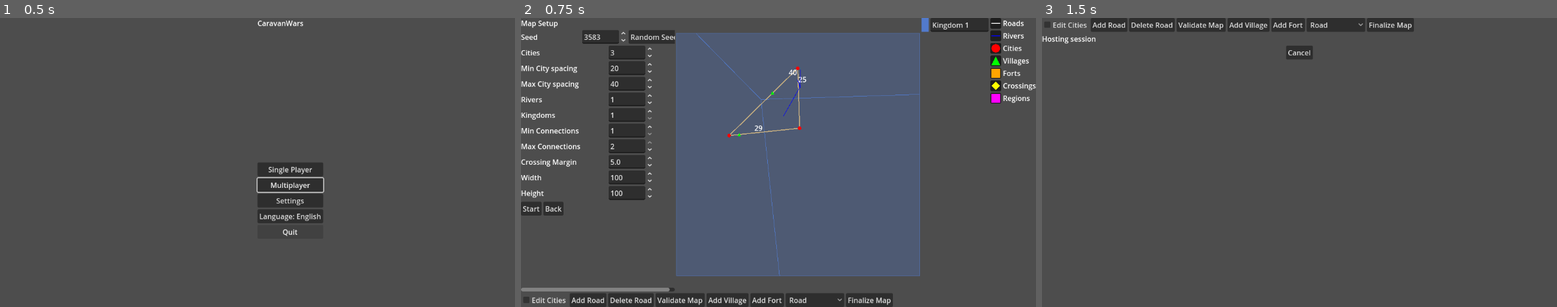
Above: before the commit, frames 1-3 (left to right).
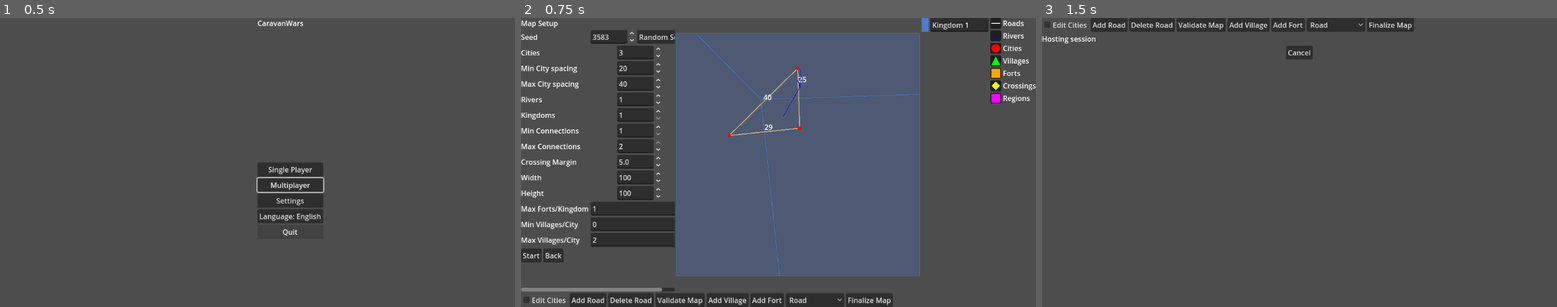
Above: after the commit, the same moments.

Repository: sepa79/CaravanWars
Game: Godot game, scene res://scenes/Main.tscn
Two runs of this game, one before a commit and one after it. Both use one fixed random seed, a clock stepped at 60 frames per second and the inputs below.
Inputs:
- Up to frame 1 (0.5 s): no input
- Up to frame 2 (0.75 s): click "Single Player" at 0.5 s
- Up to frame 3 (1.5 s): click "Start" at 1.25 s

Frame 1 is identical in both runs. In frame 2, 5.5% of the frame differs, in the area x 0-54%, y 4-95%; in frame 3, nothing differs.
Error after the commit: Trying to assign an array of type "Array" to a variable of type "Array[int]". (res://map/RoadNetwork.gd:130)

Commit message:
feat: refine border forts and village placement

Diff:
--- a/game/i18n/en.cfg
+++ b/game/i18n/en.cfg
@@ -47,6 +47,9 @@
 setup.crossing_margin="Crossing Margin"
 setup.width="Width"
 setup.height="Height"
+setup.max_forts_per_kingdom="Max Forts/Kingdom"
+setup.min_villages_per_city="Min Villages/City"
+setup.max_villages_per_city="Max Villages/City"
 setup.show_roads="Show Roads"
 setup.show_rivers="Show Rivers"
 setup.show_cities="Show Cities"
--- a/game/i18n/pl.cfg
+++ b/game/i18n/pl.cfg
@@ -47,6 +47,9 @@
 setup.crossing_margin="Margines objazdu"
 setup.width="Szerokość"
 setup.height="Wysokość"
+setup.max_forts_per_kingdom="Maks. fortów/królestwo"
+setup.min_villages_per_city="Min. wiosek/miasto"
+setup.max_villages_per_city="Maks. wiosek/miasto"
 setup.show_roads="Pokaż drogi"
 setup.show_rivers="Pokaż rzeki"
 setup.show_cities="Pokaż miasta"
--- a/game/map/MapGenerator.gd
+++ b/game/map/MapGenerator.gd
@@ -14,6 +14,9 @@
     var width: float
     var height: float
     var kingdom_count: int
+    var max_forts_per_kingdom: int
+    var min_villages_per_city: int
+    var max_villages_per_city: int
 
     func _init(
         p_rng_seed: int = 0,
@@ -26,7 +29,10 @@
         p_crossing_detour_margin: float = 5.0,
         p_width: float = 100.0,
         p_height: float = 100.0,
-        p_kingdom_count: int = 1
+        p_kingdom_count: int = 1,
+        p_max_forts_per_kingdom: int = 1,
+        p_min_villages_per_city: int = 0,
+        p_max_villages_per_city: int = 2
     ) -> void:
         rng_seed = p_rng_seed if p_rng_seed != 0 else Time.get_ticks_msec()
         city_count = p_city_count
@@ -40,6 +46,9 @@
         width = clamp(p_width, 20.0, 500.0)
         height = clamp(p_height, 20.0, 500.0)
         kingdom_count = max(1, p_kingdom_count)
+        max_forts_per_kingdom = max(0, p_max_forts_per_kingdom)
+        min_villages_per_city = max(0, min(p_min_villages_per_city, p_max_villages_per_city))
+        max_villages_per_city = max(min_villages_per_city, p_max_villages_per_city)
 
 var params: MapGenParams
 var rng: RandomNumberGenerator
@@ -81,10 +90,10 @@
         params.min_connections,
         params.max_connections,
         params.crossing_detour_margin,
-        25.0,
         "road"
     )
-    road_stage.insert_border_forts(roads, regions)
+    road_stage.insert_villages(roads, params.min_villages_per_city, params.max_villages_per_city)
+    road_stage.insert_border_forts(roads, regions, 10.0, params.max_forts_per_kingdom)
     map_data["roads"] = roads
 
     var river_stage = RiverGeneratorModule.new(rng)
--- a/game/map/RoadNetwork.gd
+++ b/game/map/RoadNetwork.gd
@@ -6,18 +6,25 @@
 const MapNodeModule = preload("res://map/MapNode.gd")
 const EdgeModule = preload("res://map/Edge.gd")
 
+func _lower_class(cls: String) -> String:
+    match cls:
+        "roman":
+            return "road"
+        "road":
+            return "path"
+        _:
+            return cls
+
 func _init(_rng: RandomNumberGenerator) -> void:
     rng = _rng
 
 ## Builds primary trade routes between cities.
 ## Pipeline: Delaunay triangulation → MST → per-city k-nearest edges.
-## Villages are inserted every `village_spacing` units.
 func build_roads(
     cities: Array[Vector2],
     min_connections: int = 1,
     max_connections: int = 3,
     crossing_margin: float = 5.0,
-    village_spacing: float = 25.0,
     road_class: String = "road"
 ) -> Dictionary:
     var nodes: Dictionary = {}
@@ -63,20 +70,7 @@
         var end_id: int = city_ids[pair.y]
         var start_node: MapNode = nodes[start_id]
         var end_node: MapNode = nodes[end_id]
-        var length: float = start_node.pos2d.distance_to(end_node.pos2d)
-        var dir: Vector2 = (end_node.pos2d - start_node.pos2d).normalized()
-        var dist: float = village_spacing
-        var last_node: MapNode = start_node
-        while dist < length:
-            var pos: Vector2 = start_node.pos2d + dir * dist
-            var n_node: MapNode = MapNodeModule.new(node_id, MapNodeModule.TYPE_VILLAGE, pos, {})
-            nodes[node_id] = n_node
-            edges[edge_id] = EdgeModule.new(edge_id, "road", [last_node.pos2d, pos], [last_node.id, node_id], road_class, {})
-            edge_id += 1
-            last_node = n_node
-            node_id += 1
-            dist += village_spacing
-        edges[edge_id] = EdgeModule.new(edge_id, "road", [last_node.pos2d, end_node.pos2d], [last_node.id, end_node.id], road_class, {})
+        edges[edge_id] = EdgeModule.new(edge_id, "road", [start_node.pos2d, end_node.pos2d], [start_node.id, end_node.id], road_class, {})
         edge_id += 1
 
     var result: Dictionary = _insert_crossings(nodes, edges, node_id, edge_id)
@@ -88,12 +82,11 @@
         "next_edge_id": result["next_edge_id"],
     }
 
-## Links two nodes with a road, inserting villages and crossings as needed.
+## Links two nodes with a road and inserts crossings as needed.
 func connect_nodes(
     roads: Dictionary,
     a_id: int,
     b_id: int,
-    village_spacing: float = 25.0,
     crossing_margin: float = 5.0,
     road_class: String = "road"
 ) -> void:
@@ -105,25 +98,77 @@
     var end: MapNode = nodes.get(b_id)
     if start == null or end == null:
         return
-    var length: float = start.pos2d.distance_to(end.pos2d)
-    var dir: Vector2 = (end.pos2d - start.pos2d).normalized()
-    var dist: float = village_spacing
-    var last_node: MapNode = start
-    while dist < length:
-        var pos: Vector2 = start.pos2d + dir * dist
-        var n_node: MapNode = MapNodeModule.new(next_node_id, MapNodeModule.TYPE_VILLAGE, pos, {})
-        nodes[next_node_id] = n_node
-        edges[next_edge_id] = EdgeModule.new(next_edge_id, "road", [last_node.pos2d, pos], [last_node.id, next_node_id], road_class, {})
-        last_node = n_node
-        next_node_id += 1
-        next_edge_id += 1
-        dist += village_spacing
-    edges[next_edge_id] = EdgeModule.new(next_edge_id, "road", [last_node.pos2d, end.pos2d], [last_node.id, end.id], road_class, {})
+    edges[next_edge_id] = EdgeModule.new(next_edge_id, "road", [start.pos2d, end.pos2d], [start.id, end.id], road_class, {})
     next_edge_id += 1
     var res: Dictionary = _insert_crossings(nodes, edges, next_node_id, next_edge_id)
     roads["next_node_id"] = res["next_node_id"]
     roads["next_edge_id"] = res["next_edge_id"]
     _prune_crossing_duplicates(nodes, edges, crossing_margin)
+
+## Branches villages off roads near cities.
+func insert_villages(
+    roads: Dictionary,
+    min_per_city: int,
+    max_per_city: int,
+    offset: float = 5.0
+) -> void:
+    var nodes: Dictionary = roads.get("nodes", {})
+    var edges: Dictionary = roads.get("edges", {})
+    var next_node_id: int = roads.get("next_node_id", 1)
+    var next_edge_id: int = roads.get("next_edge_id", 1)
+    var adjacency: Dictionary = {}
+    for eid in edges.keys():
+        var e: Edge = edges[eid]
+        for nid in e.endpoints:
+            if not adjacency.has(nid):
+                adjacency[nid] = []
+            adjacency[nid].append(eid)
+    for nid in nodes.keys():
+        var node: MapNode = nodes[nid]
+        if node.type != MapNodeModule.TYPE_CITY:
+            continue
+        var edge_ids: Array[int] = adjacency.get(nid, []).duplicate()
+        if edge_ids.is_empty():
+            continue
+        # Fisher-Yates shuffle using our RNG
+        for i in range(edge_ids.size() - 1, 0, -1):
+            var j = rng.randi_range(0, i)
+            var tmp = edge_ids[i]
+            edge_ids[i] = edge_ids[j]
+            edge_ids[j] = tmp
+        var count: int = clamp(rng.randi_range(min_per_city, max_per_city), 0, edge_ids.size())
+        for i in range(count):
+            var eid: int = edge_ids[i]
+            if not edges.has(eid):
+                continue
+            var edge: Edge = edges[eid]
+            var other_id: int = edge.endpoints[0] if edge.endpoints[1] == nid else edge.endpoints[1]
+            var start_pos: Vector2 = nodes[nid].pos2d
+            var end_pos: Vector2 = nodes[other_id].pos2d
+            var length: float = start_pos.distance_to(end_pos)
+            var dir: Vector2 = (end_pos - start_pos).normalized()
+            var dist_along: float = clamp(length * 0.3, 10.0, length - 10.0)
+            var junction_pos: Vector2 = start_pos + dir * dist_along
+            var junction_id: int = next_node_id
+            next_node_id += 1
+            nodes[junction_id] = MapNodeModule.new(junction_id, MapNodeModule.TYPE_CROSSING, junction_pos, {})
+            edges.erase(eid)
+            edges[next_edge_id] = EdgeModule.new(next_edge_id, edge.type, [start_pos, junction_pos], [nid, junction_id], edge.road_class, edge.attrs)
+            next_edge_id += 1
+            edges[next_edge_id] = EdgeModule.new(next_edge_id, edge.type, [junction_pos, end_pos], [junction_id, other_id], edge.road_class, edge.attrs)
+            next_edge_id += 1
+            var perp: Vector2 = Vector2(-dir.y, dir.x)
+            if rng.randf() < 0.5:
+                perp = -perp
+            var village_pos: Vector2 = junction_pos + perp * offset
+            var village_id: int = next_node_id
+            next_node_id += 1
+            nodes[village_id] = MapNodeModule.new(village_id, MapNodeModule.TYPE_VILLAGE, village_pos, {})
+            var v_class: String = _lower_class(edge.road_class)
+            edges[next_edge_id] = EdgeModule.new(next_edge_id, edge.type, [junction_pos, village_pos], [junction_id, village_id], v_class, edge.attrs)
+            next_edge_id += 1
+    roads["next_node_id"] = next_node_id
+    roads["next_edge_id"] = next_edge_id
 
 ## Inserts a node in the middle of an edge and splits the edge.
 func insert_node_on_edge(roads: Dictionary, edge_id: int, node_type: String) -> void:
@@ -256,11 +301,12 @@
     _prune_crossing_duplicates(nodes, edges, crossing_margin)
 
 ## Adds a fort near each road segment that crosses between different kingdoms.
-func insert_border_forts(roads: Dictionary, regions: Dictionary, offset: float = 2.0) -> void:
+func insert_border_forts(roads: Dictionary, regions: Dictionary, offset: float = 10.0, max_per_kingdom: int = 1) -> void:
     var nodes: Dictionary = roads.get("nodes", {})
     var edges: Dictionary = roads.get("edges", {})
     var next_node_id: int = roads.get("next_node_id", 1)
     var next_edge_id: int = roads.get("next_edge_id", 1)
+    var fort_counts: Dictionary = {}
     var keys: Array = edges.keys()
     for eid in keys:
         var edge: Edge = edges[eid]
@@ -274,21 +320,33 @@
             continue
         var cross: Vector2 = _border_intersection(nodes[a_id].pos2d, nodes[b_id].pos2d, a_region)
         var dir: Vector2 = (nodes[b_id].pos2d - nodes[a_id].pos2d).normalized()
-        var perp: Vector2 = Vector2(-dir.y, dir.x)
         var junction_id: int = next_node_id
         next_node_id += 1
         nodes[junction_id] = MapNodeModule.new(junction_id, MapNodeModule.TYPE_CROSSING, cross, {})
-        var fort_pos: Vector2 = cross + perp * offset
-        var fort_id: int = next_node_id
-        next_node_id += 1
-        nodes[fort_id] = MapNodeModule.new(fort_id, MapNodeModule.TYPE_FORT, fort_pos, {})
         edges.erase(eid)
         edges[next_edge_id] = EdgeModule.new(next_edge_id, edge.type, [nodes[a_id].pos2d, cross], [a_id, junction_id], edge.road_class, edge.attrs)
         next_edge_id += 1
         edges[next_edge_id] = EdgeModule.new(next_edge_id, edge.type, [cross, nodes[b_id].pos2d], [junction_id, b_id], edge.road_class, edge.attrs)
         next_edge_id += 1
-        edges[next_edge_id] = EdgeModule.new(next_edge_id, edge.type, [cross, fort_pos], [junction_id, fort_id], edge.road_class, edge.attrs)
-        next_edge_id += 1
+        var spur_class: String = _lower_class(edge.road_class)
+        var kid_a: int = a_region.kingdom_id
+        if fort_counts.get(kid_a, 0) < max_per_kingdom:
+            var fort_pos_a: Vector2 = cross - dir * offset
+            var fort_id_a: int = next_node_id
+            next_node_id += 1
+            nodes[fort_id_a] = MapNodeModule.new(fort_id_a, MapNodeModule.TYPE_FORT, fort_pos_a, {})
+            edges[next_edge_id] = EdgeModule.new(next_edge_id, edge.type, [cross, fort_pos_a], [junction_id, fort_id_a], spur_class, edge.attrs)
+            next_edge_id += 1
+            fort_counts[kid_a] = fort_counts.get(kid_a, 0) + 1
+        var kid_b: int = b_region.kingdom_id
+        if fort_counts.get(kid_b, 0) < max_per_kingdom:
+            var fort_pos_b: Vector2 = cross + dir * offset
+            var fort_id_b: int = next_node_id
+            next_node_id += 1
+            nodes[fort_id_b] = MapNodeModule.new(fort_id_b, MapNodeModule.TYPE_FORT, fort_pos_b, {})
+            edges[next_edge_id] = EdgeModule.new(next_edge_id, edge.type, [cross, fort_pos_b], [junction_id, fort_id_b], spur_class, edge.attrs)
+            next_edge_id += 1
+            fort_counts[kid_b] = fort_counts.get(kid_b, 0) + 1
     roads["next_node_id"] = next_node_id
     roads["next_edge_id"] = next_edge_id
 
--- a/game/project.godot
+++ b/game/project.godot
@@ -11,7 +11,7 @@
 [application]
 
 config/name="CaravanWars"
-config/version="0.1.35"
+config/version="0.1.36"
 run/main_scene="res://scenes/Main.tscn"
 config/features=PackedStringArray("4.4")
 
--- a/game/ui/MapSetupScreen.gd
+++ b/game/ui/MapSetupScreen.gd
@@ -48,6 +48,12 @@
 var add_fort_button: Button
 var road_class_selector: OptionButton
 var finalize_button: Button
+var max_forts_label: Label
+var max_forts_spin: SpinBox
+var min_villages_label: Label
+var min_villages_spin: SpinBox
+var max_villages_label: Label
+var max_villages_spin: SpinBox
 @onready var start_button: Button = $HBox/ControlsScroll/Controls/Buttons/Start
 @onready var back_button: Button = $HBox/ControlsScroll/Controls/Buttons/Back
 @onready var main_ui: HBoxContainer = $HBox
@@ -86,6 +92,29 @@
     crossing_margin_spin.value_changed.connect(_on_params_changed)
     width_spin.value_changed.connect(_on_params_changed)
     height_spin.value_changed.connect(_on_params_changed)
+    max_forts_label = Label.new()
+    params.add_child(max_forts_label)
+    max_forts_spin = SpinBox.new()
+    max_forts_spin.min_value = 0
+    max_forts_spin.max_value = 10
+    max_forts_spin.value = 1
+    params.add_child(max_forts_spin)
+    max_forts_spin.value_changed.connect(_on_params_changed)
+    min_villages_label = Label.new()
+    params.add_child(min_villages_label)
+    min_villages_spin = SpinBox.new()
+    min_villages_spin.min_value = 0
+    min_villages_spin.max_value = 10
+    params.add_child(min_villages_spin)
+    min_villages_spin.value_changed.connect(_on_params_changed)
+    max_villages_label = Label.new()
+    params.add_child(max_villages_label)
+    max_villages_spin = SpinBox.new()
+    max_villages_spin.min_value = 0
+    max_villages_spin.max_value = 10
+    max_villages_spin.value = 2
+    params.add_child(max_villages_spin)
+    max_villages_spin.value_changed.connect(_on_params_changed)
     show_roads_check.toggled.connect(_on_show_roads_toggled)
     show_rivers_check.toggled.connect(_on_show_rivers_toggled)
     show_cities_check.toggled.connect(_on_show_cities_toggled)
@@ -185,6 +214,9 @@
     add_village_button.text = I18N.t("setup.add_village")
     add_fort_button.text = I18N.t("setup.add_fort")
     finalize_button.text = I18N.t("setup.finalize_map")
+    max_forts_label.text = I18N.t("setup.max_forts_per_kingdom")
+    min_villages_label.text = I18N.t("setup.min_villages_per_city")
+    max_villages_label.text = I18N.t("setup.max_villages_per_city")
     road_class_selector.set_item_text(0, I18N.t("setup.road_class_path"))
     road_class_selector.set_item_text(1, I18N.t("setup.road_class_road"))
     road_class_selector.set_item_text(2, I18N.t("setup.road_class_roman"))
@@ -208,7 +240,10 @@
         crossing_margin_spin.value,
         width_spin.value,
         height_spin.value,
-        kingdoms
+        kingdoms,
+        int(max_forts_spin.value),
+        int(min_villages_spin.value),
+        int(max_villages_spin.value)
     )
     kingdoms_spin.max_value = map_params.city_count
     if int(kingdoms_spin.value) != map_params.kingdom_count:
@@ -255,6 +290,20 @@
         height_spin.set_block_signals(true)
         height_spin.value = map_params.height
         height_spin.set_block_signals(false)
+    if max_forts_spin.value != map_params.max_forts_per_kingdom:
+        max_forts_spin.set_block_signals(true)
+        max_forts_spin.value = map_params.max_forts_per_kingdom
+        max_forts_spin.set_block_signals(false)
+    if min_villages_spin.value != map_params.min_villages_per_city:
+        min_villages_spin.set_block_signals(true)
+        min_villages_spin.value = map_params.min_villages_per_city
+        min_villages_spin.set_block_signals(false)
+    if max_villages_spin.value != map_params.max_villages_per_city:
+        max_villages_spin.set_block_signals(true)
+        max_villages_spin.value = map_params.max_villages_per_city
+        max_villages_spin.set_block_signals(false)
+    max_villages_spin.min_value = min_villages_spin.value
+    min_villages_spin.max_value = max_villages_spin.value
     var generator := MapGeneratorModule.new(map_params)
     current_map = generator.generate()
     map_view.set_map_data(current_map)
--- a/game/ui/MapView.gd
+++ b/game/ui/MapView.gd
@@ -83,7 +83,7 @@
                         if selected_node == -1:
                             selected_node = node_id
                         else:
-                            road_helper.connect_nodes(map_data.get("roads", {}), selected_node, node_id, 25.0, 5.0, selected_road_class)
+                            road_helper.connect_nodes(map_data.get("roads", {}), selected_node, node_id, 5.0, selected_road_class)
                             selected_node = -1
                             queue_redraw()
                 elif road_mode == "delete":
Not shown, changed: CHANGELOG.md
Not shown, changed: VERSION
Not shown, changed: docs/i18n/Strings_Catalog_P3_MapSetup.md
